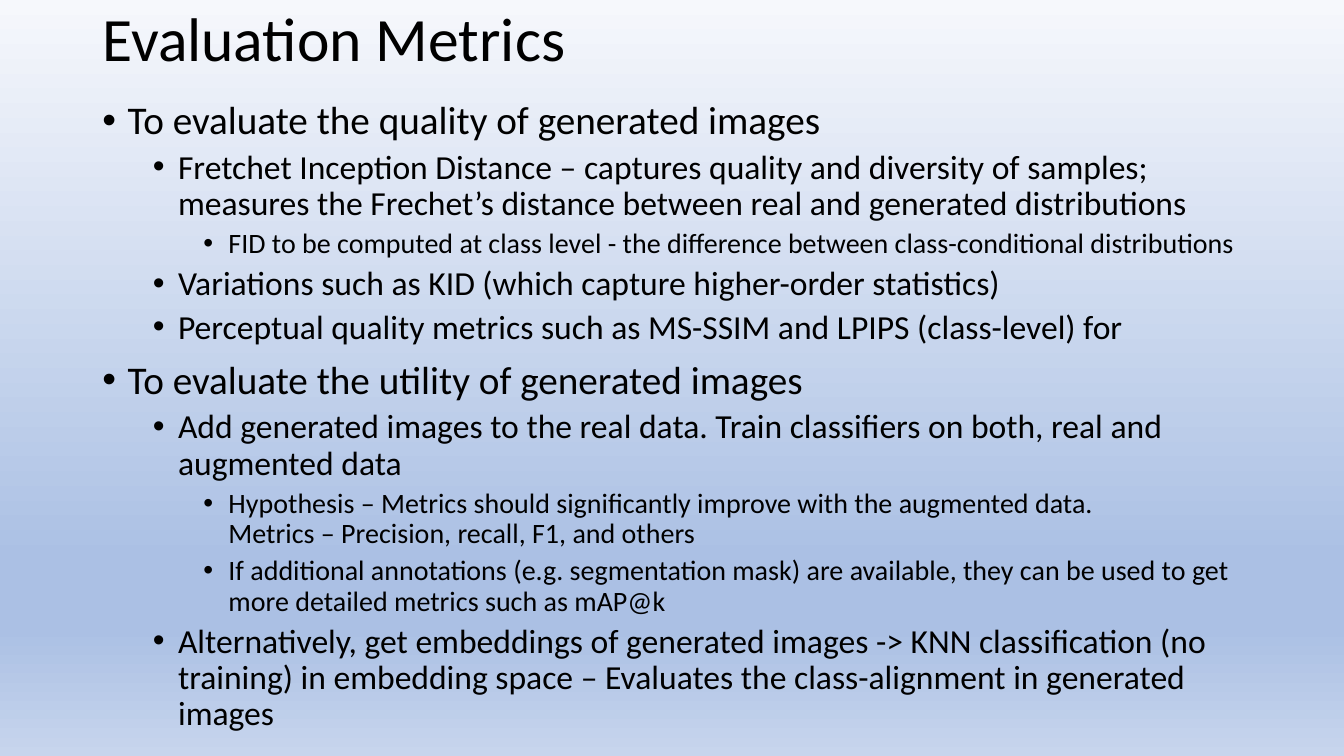
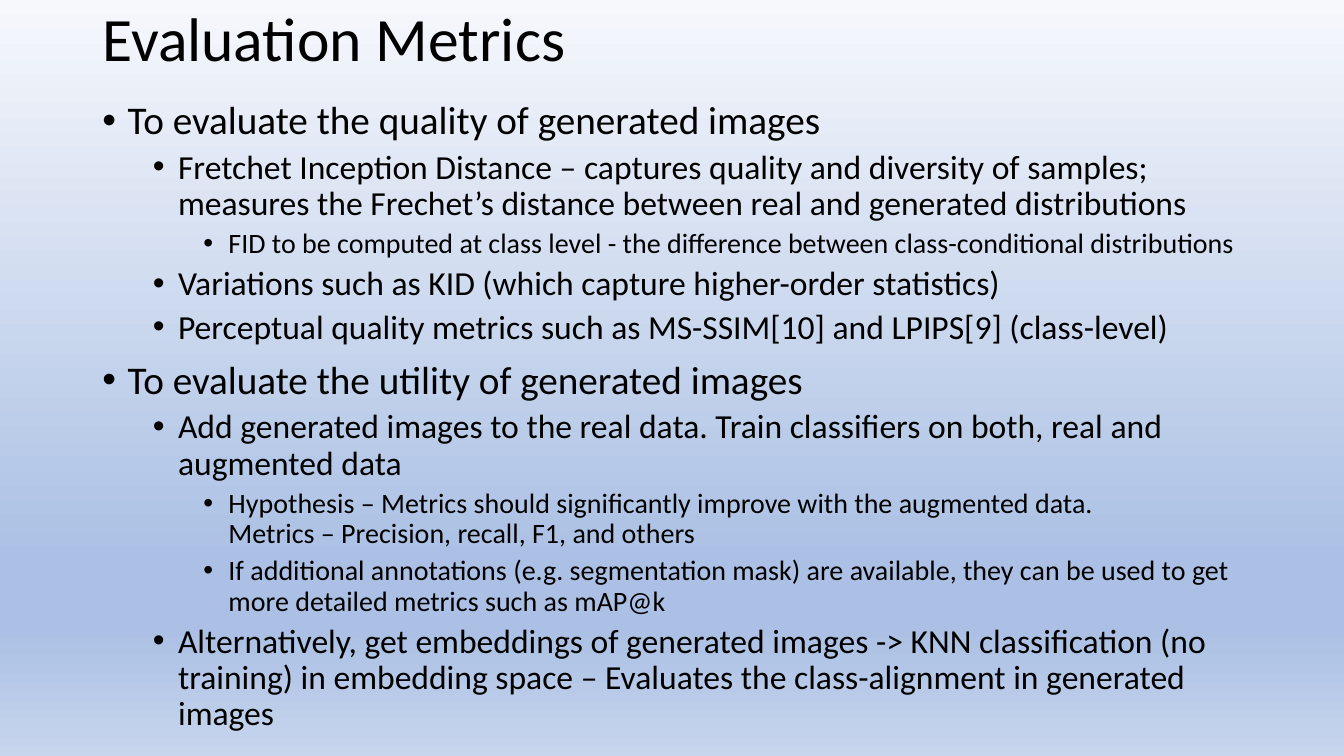
Before and after one commit to avadhutsardeshmukh/dit-finetune, a slide deck: slide 5 of AI_Challenge.pptx. Drawn at 1344x756 pixels with LibreOffice and Linux fonts; fonts in the diff are those of the drawing. Boxes give left, top, right and bottom in pixels: in the first picture for what was removed or moved away, otherwise in the second. Text is boxed around its words. In the diff, an @@ line names an element or a change of style, - is before the commit and + after.

```diff
--- a/AI_Challenge.pptx
+++ b/AI_Challenge.pptx
@@ text at (x1=178, y1=314, x2=1167, y2=345): text changed @@
-  • Perceptual quality metrics such as MS-SSIM and LPIPS (class-level) for
+  • Perceptual quality metrics such as MS-SSIM[10] and LPIPS[9] (class-level)
```
Also in this commit, not shown: 3 other slides changed, 1 slide added.
